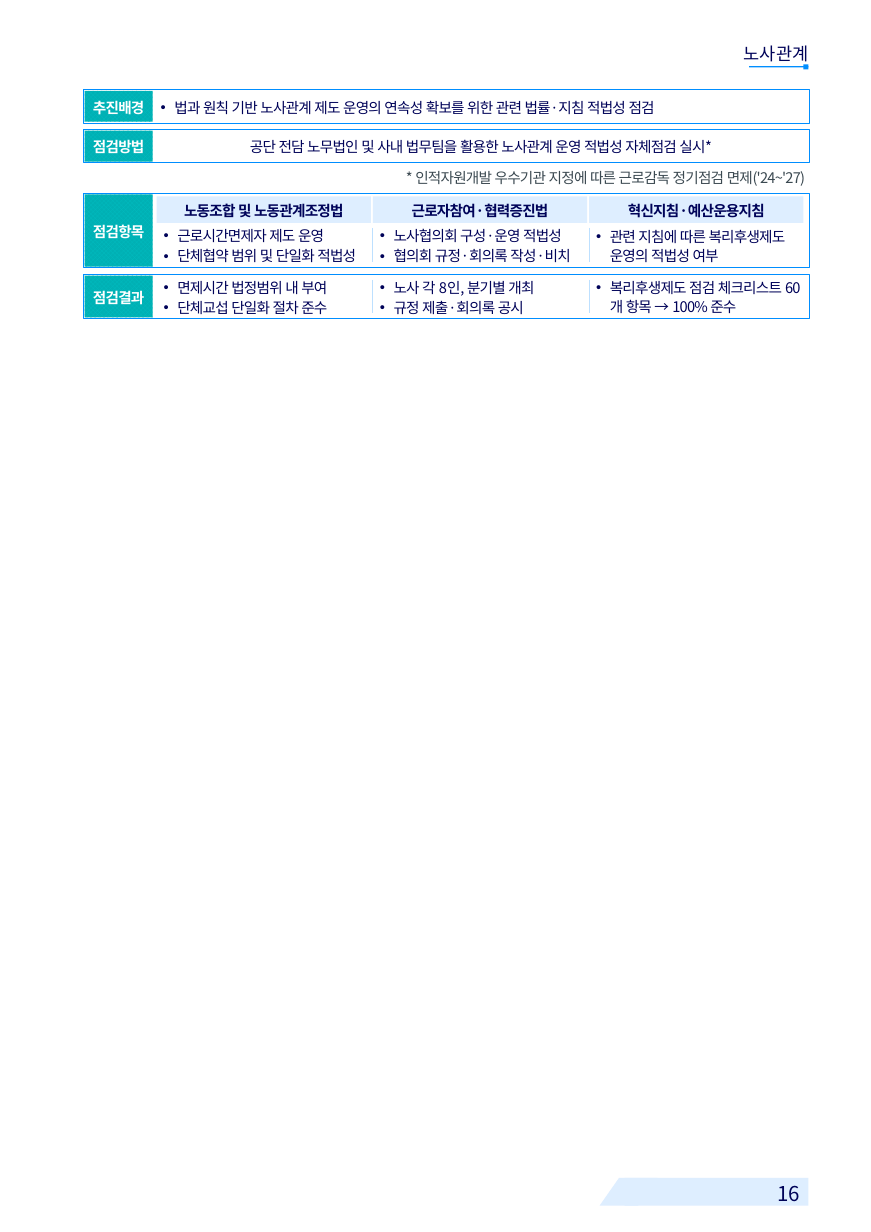
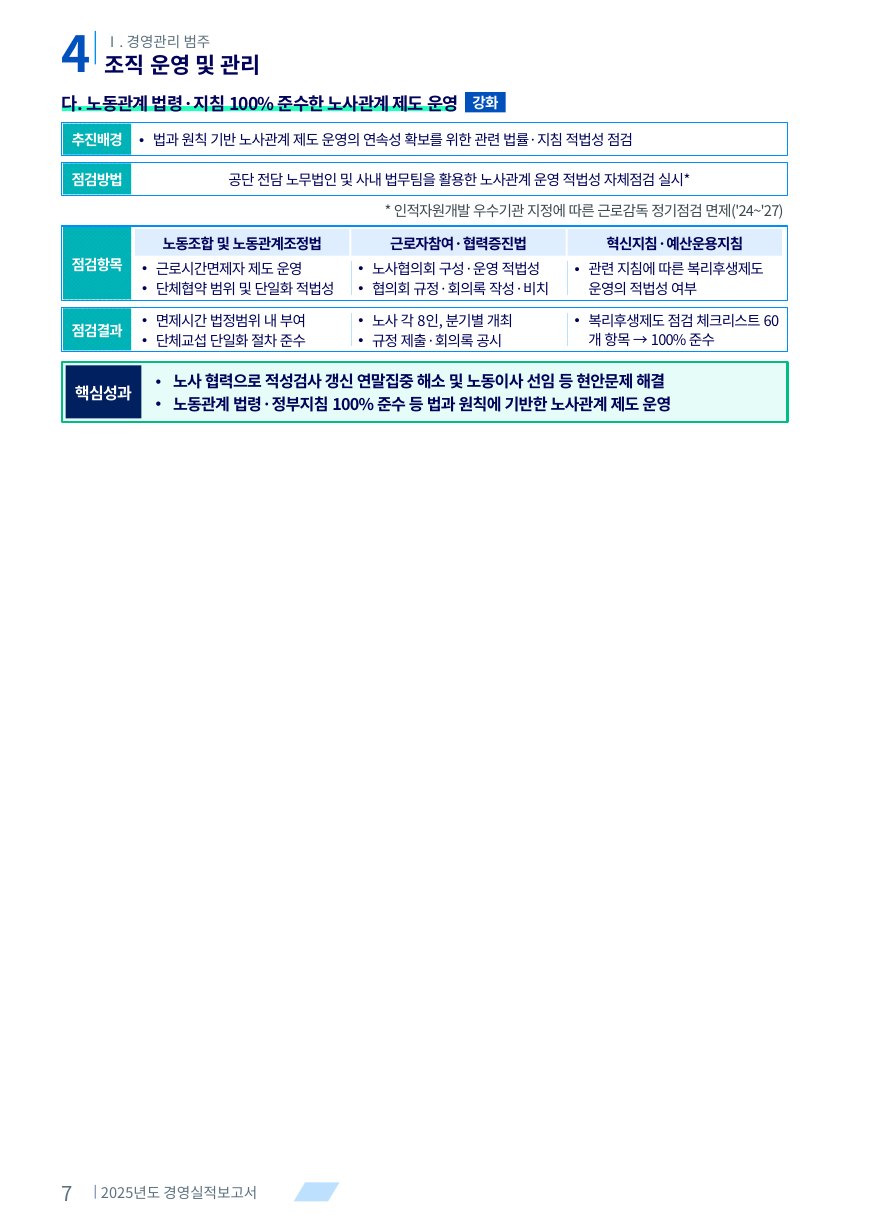
Before and after one commit to khjlsi-creator/claude, a slide deck: slide 7 of korad-경영평가-ppt/KORAD_경영평가_레이아웃_템플릿_A4세로.pptx (slide 16 before the commit). Drawn at 871x1232 pixels with LibreOffice and Linux fonts; fonts in the diff are those of the drawing; background and template pictures are left out. Boxes give left, top, right and bottom in pixels: in the first picture for what was removed or moved away, otherwise in the second. Text is boxed around its words. In the diff, an @@ line names an element or a change of style, - is before the commit and + after.

```diff
--- a/korad-경영평가-ppt/KORAD_경영평가_레이아웃_템플릿_A4세로.pptx
+++ b/korad-경영평가-ppt/KORAD_경영평가_레이아웃_템플릿_A4세로.pptx
@@ text added at <box>62,35,91,72</box>, 34 pt, text #0051BC, bold @@
+4
@@ rectangle added at <box>95,31,96,64</box>, fill #008EFF @@
@@ text added at <box>105,35,211,48</box>, 10 pt, text #5D7280 @@
+Ⅰ. 경영관리 범주
@@ text added at <box>105,54,261,75</box>, 15 pt, text #000359, bold @@
+조직 운영 및 관리
@@ text removed at <box>744,45,809,65</box> @@
-노사관계
@@ rectangle removed at <box>749,66,808,67</box> @@
@@ rectangle removed at <box>804,64,809,70</box> @@
@@ rectangle added at <box>62,106,454,112</box>, fill #29FFBD @@
@@ text added at <box>62,92,458,115</box>, 12 pt, text #000359, bold @@
+다. 노동관계 법령·지침 100% 준수한 노사관계 제도 운영
@@ rectangle added at <box>466,92,506,112</box>, fill #0051BC @@
@@ text added at <box>472,94,498,113</box>, 10 pt, text #FFFFFF, bold @@
+강화
@@ rectangle: place and size @@
-rectangle at <box>83,130,809,163</box>
+rectangle at <box>62,122,788,156</box>
@@ rectangle: place and size @@
-rectangle at <box>84,131,153,161</box>
+rectangle at <box>63,123,132,154</box>
@@ rectangle: place and size @@
-rectangle at <box>83,90,809,123</box>
+rectangle at <box>62,162,788,196</box>
@@ rectangle: place and size @@
-rectangle at <box>84,91,153,121</box>
+rectangle at <box>63,163,132,194</box>
@@ 11 texts, 4 rectangles, 4 lines: place and size @@
-11 texts, 4 rectangles, 4 lines at <box>84,171,805,318</box>
+11 texts, 4 rectangles, 4 lines at <box>63,204,783,351</box>
@@ 5 texts, 3 rectangles: place and size @@
-5 texts, 3 rectangles at <box>83,100,809,318</box>
+5 texts, 3 rectangles at <box>62,132,788,351</box>
@@ rectangle added at <box>62,361,788,421</box>, fill #E6FCF9, outline #00BE83 1.5 pt @@
@@ rectangle added at <box>65,365,141,418</box>, fill #002060 @@
@@ text added at <box>75,385,132,401</box>, 11 pt, text #FFFFFF, bold @@
+핵심성과
@@ text added at <box>173,371,671,412</box>, 11 pt, text #000359, bold @@
+• 노사 협력으로 적성검사 갱신 연말집중 해소 및 노동이사 선임 등 현안문제 해결
+• 노동관계 법령·정부지침 100% 준수 등 법과 원칙에 기반한 노사관계 제도 운영
@@ text added at <box>62,1186,73,1201</box>, 14 pt, text #5D7280 @@
+7
@@ rectangle added at <box>95,1185,96,1199</box>, fill #8D9CBF @@
@@ text added at <box>101,1186,257,1199</box>, 10 pt, text #5D7280 @@
+2025년도 경영실적보고서
@@ parallelogram added at <box>294,1182,339,1201</box>, fill #BDE0FF @@
@@ parallelogram removed at <box>599,1177,657,1205</box> @@
@@ rectangle removed at <box>625,1177,809,1205</box> @@
@@ text removed at <box>777,1185,800,1202</box> @@
-16
```
Also in this commit, not shown: 23 other slides changed, 7 slides added, 15 slides removed, 7 other files.
